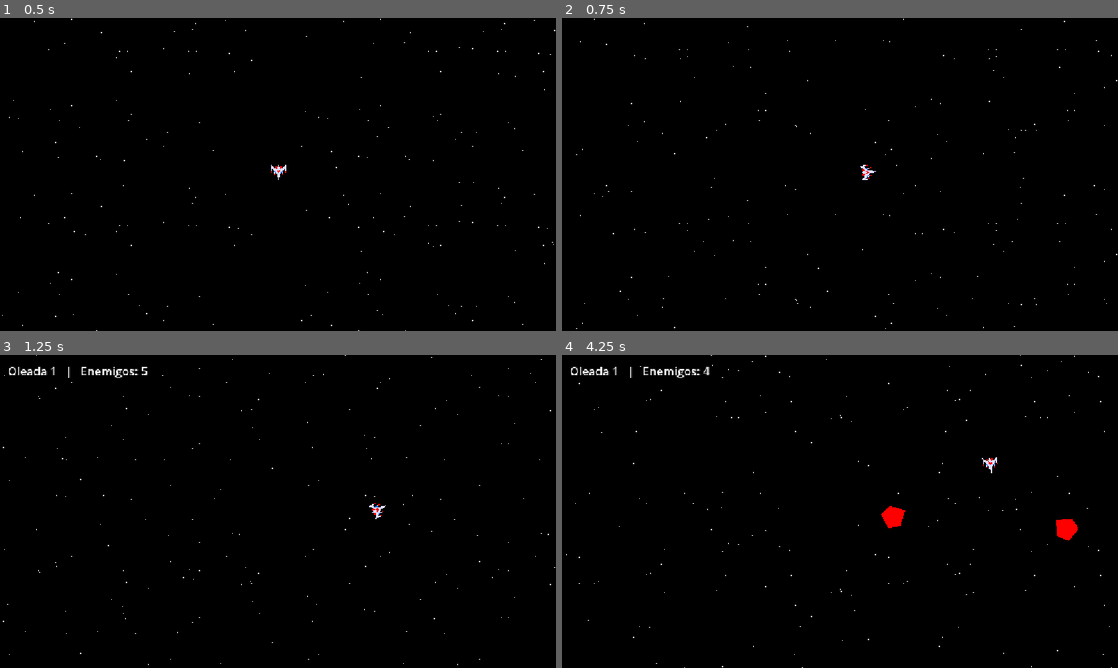
Above: before the commit, frames 1-4 (two rows, left to right).
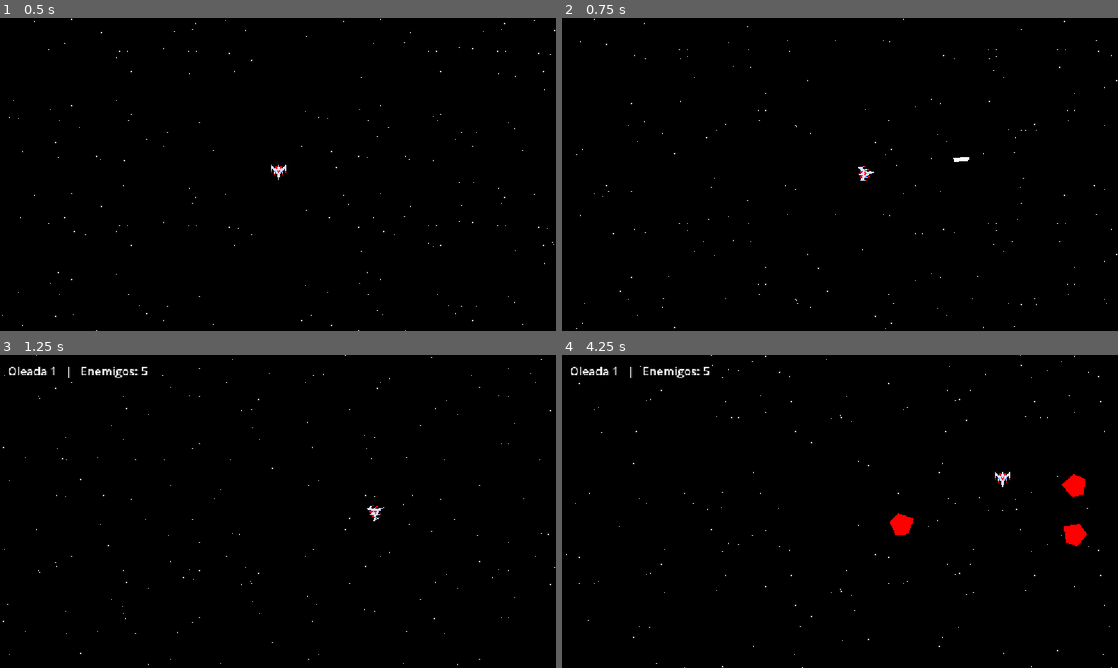
Above: after the commit, the same moments.

Repository: MigaMiDev/TriangleQuest
Game: Godot game, scene res://home.tscn
The game is run twice, just before and just after one commit, with the same random seed, the same clock (stepped at 60 frames per second) and the same inputs. The project has no main scene, so this scene is started directly.
Inputs (mouse positions are in pixels of both pictures, inside the frame that each line leads up to):
- Up to frame 1 (0.5 s): no input
- Up to frame 2 (0.75 s): move the mouse to (962, 158) at 0.52 s; hold D (Right) from 0.53 s (still down); tap E (Attack) at 0.6 s
- Up to frame 3 (1.25 s): keep holding D (Right); right-click (400, 495) at 0.8 s
- Up to frame 4 (4.25 s): move the mouse to (728, 527) at 1.27 s; release D (Right) at 1.28 s; hold S (Down) 1.28-2.03 s; right-click (728, 527) at 1.35 s; tap E (Attack) at 1.55, 2.1, 3.05 s; move the mouse to (895, 442) at 2.02 s; hold D (Right) 2.03-2.78 s; right-click (895, 442) at 2.3 s; move the mouse to (812, 574) at 2.77 s; hold W (Up) 2.78-3.53 s; tap Space (Dash) at 2.85 s; move the mouse to (1006, 558) at 3.52 s; hold A (Left) from 3.53 s (still down); right-click (1006, 558) at 3.6 s

Frame 1 is identical in both runs. In frame 2, 0.1% of the frame differs, in the area x 53-74%, y 44-52%; in frame 3, less than 0.1%; in frame 4, 0.9%, in the area x 25-95%, y 3-62%.

Commit message:
boys did work

Diff:
--- /dev/null
+++ b/triangle-quest/button.gd
@@ -0,0 +1,6 @@
+extends Button
+
+const home : PackedScene = preload("res://home.tscn")
+
+func _on_pressed() -> void:
+	get_tree().change_scene_to_packed(home)
--- /dev/null
+++ b/triangle-quest/introduction.tscn
@@ -0,0 +1,33 @@
+[gd_scene format=3 uid="uid://53rljloc8pd1"]
+
+[ext_resource type="Texture2D" uid="uid://c7n31niceq3h5" path="res://boss.jpg" id="1_oqkmi"]
+
+[node name="Node2D" type="Node2D" unique_id=1728790911]
+
+[node name="TextureRect" type="TextureRect" parent="." unique_id=1285521444]
+offset_top = 8.0
+offset_right = 1152.0
+offset_bottom = 640.0
+texture = ExtResource("1_oqkmi")
+expand_mode = 1
+
+[node name="TextEdit" type="TextEdit" parent="." unique_id=642762169]
+offset_left = 473.74994
+offset_top = 531.24994
+offset_right = 800.0
+offset_bottom = 552.0
+
+[node name="Panel" type="Panel" parent="." unique_id=1574517558]
+offset_left = 296.0
+offset_top = 392.0
+offset_right = 840.0
+offset_bottom = 608.0
+
+[node name="Label" type="Label" parent="Panel" unique_id=1108175946]
+layout_mode = 0
+offset_left = 24.0
+offset_top = 32.0
+offset_right = 346.0
+offset_bottom = 88.0
+theme_override_font_sizes/font_size = 27
+text = "Comandante E. Osuna "
--- a/triangle-quest/project.godot
+++ b/triangle-quest/project.godot
@@ -60,12 +60,6 @@
 , Object(InputEventMouseButton,"resource_local_to_scene":false,"resource_name":"","device":-1,"window_id":0,"alt_presse …(244 unchanged characters)…
 ]
 }
-Util={
-"deadzone": 0.2,
-"events": [Object(InputEventMouseButton,"resource_local_to_scene":false,"resource_name":"","device":-1,"window_id":0,"alt_pressed":false,"shift_pressed":false,"ctrl_pressed":false,"meta_pressed":false,"button_mask":0,"position":Vector2(0, 0),"global_position":Vector2(0, 0),"factor":1.0,"button_index":2,"canceled":false,"pressed":false,"double_click":false,"script":null)
-, Object(InputEventKey,"resource_local_to_scene":false,"resource_name":"","device":-1,"window_id":0,"alt_pressed":false,"shift_pressed":false,"ctrl_pressed":false,"meta_pressed":false,"pressed":false,"keycode":0,"physical_keycode":81,"key_label":0,"unicode":113,"location":0,"echo":false,"script":null)
-]
-}
 
 [physics]
 
--- a/triangle-quest/scripts/player.gd
+++ b/triangle-quest/scripts/player.gd
@@ -34,10 +34,10 @@
 	old_rot = rot
 	if (!$Rotatable/Area2D/CollisionShape2D.disabled && attack_timer <= 0.0):
 		$Rotatable/Area2D/CollisionShape2D.set_deferred("disabled", true)
+	#if (attack_timer <= 0.0 && Input.is_action_just_pressed("Attack")):
+		#$Rotatable/Area2D/CollisionShape2D.set_deferred("disabled", false)
+		#attack_timer = 0.2
 	if (attack_timer <= 0.0 && Input.is_action_just_pressed("Attack")):
-		$Rotatable/Area2D/CollisionShape2D.set_deferred("disabled", false)
-		attack_timer = 0.2
-	if (attack_timer <= 0.0 && Input.is_action_just_pressed("Util")):
 		shoot_arrow()
 
 	var input_x = Input.get_axis("Left", "Right")
--- a/triangle-quest/scripts/quiz.gd
+++ b/triangle-quest/scripts/quiz.gd
@@ -11,10 +11,27 @@
 	"dano": "Más daño (+1)",
 }
 
+const CRITERIOS := {
+	"LLL": "LLL (Lado-Lado-Lado)",
+	"LAL": "LAL (Lado-Ángulo-Lado)",
+	"ALA": "ALA (Ángulo-Lado-Ángulo)",
+}
+const AAA := "AAA (no es criterio de congruencia)"
+
+const EXPLICACIONES := {
+	"LLL": "LLL: los tres lados de un triángulo miden lo mismo que los tres lados del otro.",
+	"LAL": "LAL: dos lados y el ángulo comprendido ENTRE ellos son iguales en ambos triángulos.",
+	"ALA": "ALA: dos ángulos y el lado comprendido ENTRE ellos son iguales en ambos triángulos.",
+	"AAA": "AAA: tener los mismos ángulos solo asegura que los triángulos son semejantes (misma forma), no congruentes (mismo tamaño).",
+}
+
+const TOTAL_TIPOS := 11   # number of question types in _new_question
+
 var title_label: Label
 var shape_area: CenterContainer
 var answers_box: VBoxContainer
 var correct_answer: String = ""
+var explanation: String = ""
 
 func _ready() -> void:
 	layer = 10
@@ -50,7 +67,7 @@
 	title_label.custom_minimum_size = Vector2(470, 0)
 	title_label.autowrap_mode = TextServer.AUTOWRAP_WORD_SMART
 	title_label.horizontal_alignment = HORIZONTAL_ALIGNMENT_CENTER
-	title_label.add_theme_font_size_override("font_size", 22)
+	title_label.add_theme_font_size_override("font_size", 20)
 	vbox.add_child(title_label)
 
 	shape_area = CenterContainer.new()
@@ -64,10 +81,11 @@
 
 func _new_question() -> void:
 	_clear(shape_area)
+	explanation = ""
 	var sides: int = NOMBRES.keys().pick_random()
 	var options: Array = []
 
-	match randi() % 5:
+	match randi() % TOTAL_TIPOS:
 		0: # polygon name
 			title_label.text = "¿Qué polígono es este?"
 			_draw_polygon(sides)
@@ -101,7 +119,110 @@
 			correct_answer = str(area) + " cm²"
 			options = _numeric_options(area, 2, " cm²")
 
+		# ----- CONGRUENCIA: LLL, LAL, ALA -----
+		5: # picture: which criterion?
+			var k: String = CRITERIOS.keys().pick_random()
+			title_label.text = "Las partes marcadas con el mismo color son iguales en los dos triángulos.\n¿Qué criterio de congruencia se cumple?"
+			_draw_congruent_pair(k)
+			correct_answer = CRITERIOS[k]
+			explanation = EXPLICACIONES[k]
+			options = CRITERIOS.values()
+			options.append(AAA)
+		6: # description: which criterion?
+			var k: String = CRITERIOS.keys().pick_random()
+			var desc := {
+				"LLL": "los tres lados",
+				"LAL": "dos lados y el ángulo comprendido entre ellos",
+				"ALA": "dos ángulos y el lado comprendido entre ellos",
+			}
+			title_label.text = "Dos triángulos tienen iguales %s.\n¿Qué criterio de congruencia se cumple?" % desc[k]
+			correct_answer = CRITERIOS[k]
+			explanation = EXPLICACIONES[k]
+			options = CRITERIOS.values()
+			options.append(AAA)
+		7: # numbers: which criterion?
+			var k: String = CRITERIOS.keys().pick_random()
+			var d := _triangle_data(k)
+			title_label.text = "El triángulo 1 tiene %s.\nEl triángulo 2 tiene %s.\n¿Qué criterio permite decir que son congruentes?" % [d[0], d[1]]
+			correct_answer = CRITERIOS[k]
+			explanation = EXPLICACIONES[k]
+			options = CRITERIOS.values()
+			options.append(AAA)
+		8: # are they congruent?
+			options = ["Sí, por LLL", "Sí, por LAL", "Sí, por ALA", "No se puede asegurar"]
+			var variant := randi() % 3
+			if variant == 0:
+				var k: String = CRITERIOS.keys().pick_random()
+				var d := _triangle_data(k)
+				title_label.text = "El triángulo 1 tiene %s.\nEl triángulo 2 tiene %s.\n¿Son congruentes?" % [d[0], d[1]]
+				correct_answer = "Sí, por " + k
+				explanation = EXPLICACIONES[k]
+			elif variant == 1:
+				var a: int = 5 * randi_range(6, 16)
+				var b: int = 5 * randi_range(6, 16)
+				var c: int = 180 - a - b
+				title_label.text = "El triángulo 1 tiene ángulos de %d°, %d° y %d°.\nEl triángulo 2 tiene ángulos de %d°, %d° y %d°.\n¿Son congruentes?" % [a, b, c, a, b, c]
+				correct_answer = "No se puede asegurar"
+				explanation = EXPLICACIONES["AAA"]
+			else:
+				var a: int = randi_range(4, 10)
+				var b: int = randi_range(4, 10)
+				var ang: int = 5 * randi_range(6, 24)
+				title_label.text = "El triángulo 1 tiene lados de %d cm y %d cm, y un ángulo de %d° que NO está entre ellos.\nEl triángulo 2 tiene los mismos dos lados y el mismo ángulo, también sin estar entre ellos.\n¿Son congruentes?" % [a, b, ang]
+				correct_answer = "No se puede asegurar"
+				explanation = "Con dos lados y un ángulo que NO está entre ellos no se puede asegurar la congruencia. En LAL el ángulo debe estar comprendido entre los dos lados."
+		9: # missing value
+			if randi() % 2 == 0:
+				var a: int = randi_range(4, 10)
+				var b: int = randi_range(4, 10)
+				var ang: int = 5 * randi_range(6, 24)
+				title_label.text = "Dos triángulos son congruentes por LAL.\nEl triángulo 1 tiene lados de %d cm y %d cm con un ángulo de %d° entre ellos.\nEl triángulo 2 tiene lados de %d cm y x cm con un ángulo de %d° entre ellos.\n¿Cuánto vale x?" % [a, b, ang, a, ang]
+				correct_answer = str(b) + " cm"
+				explanation = "Si son congruentes, los lados correspondientes miden lo mismo, así que x = %d cm." % b
+				options = _numeric_options(b, 1, " cm")
+			else:
+				var a: int = 5 * randi_range(6, 16)
+				var b: int = 5 * randi_range(6, 16)
+				var c: int = 180 - a - b
+				title_label.text = "Dos triángulos son congruentes por ALA.\nEl triángulo 1 tiene ángulos de %d° y %d°.\n¿Cuánto mide el tercer ángulo del triángulo 2?" % [a, b]
+				correct_answer = str(c) + "°"
+				explanation = "Los ángulos de un triángulo suman 180°: 180° − %d° − %d° = %d°." % [a, b, c]
+				options = _numeric_options(c, 10, "°")
+		10: # where must the angle / side be?
+			var k: String = ["LAL", "ALA"].pick_random()
+			if k == "LAL":
+				title_label.text = "En el criterio LAL, ¿dónde debe estar el ángulo?"
+				correct_answer = "Entre los dos lados"
+				options = ["Entre los dos lados", "No importa dónde esté", "Debe ser un ángulo recto", "Debe ser el ángulo mayor"]
+			else:
+				title_label.text = "En el criterio ALA, ¿dónde debe estar el lado?"
+				correct_answer = "Entre los dos ángulos"
+				options = ["Entre los dos ángulos", "No importa dónde esté", "Debe ser el lado más largo", "Debe ser el lado más corto"]
+			explanation = EXPLICACIONES[k]
+
 	_set_options(options)
+
+# Returns [description of triangle 1, description of triangle 2] that satisfy criterion k
+func _triangle_data(k: String) -> Array:
+	match k:
+		"LLL":
+			var a: int = randi_range(4, 8)
+			var b: int = randi_range(4, 8)
+			var c: int = randi_range(absi(a - b) + 1, a + b - 1)
+			return ["lados de %d, %d y %d cm" % [a, b, c],
+					"lados de %d, %d y %d cm" % [c, a, b]]
+		"LAL":
+			var a: int = randi_range(4, 10)
+			var b: int = randi_range(4, 10)
+			var ang: int = 5 * randi_range(6, 24)
+			return ["lados de %d cm y %d cm con un ángulo de %d° entre ellos" % [a, b, ang],
+					"lados de %d cm y %d cm con un ángulo de %d° entre ellos" % [b, a, ang]]
+		_: # ALA
+			var a1: int = 5 * randi_range(6, 16)
+			var a2: int = 5 * randi_range(6, 16)
+			var s: int = randi_range(4, 10)
+			return ["ángulos de %d° y %d° con un lado de %d cm entre ellos" % [a1, a2, s],
+					"ángulos de %d° y %d° con un lado de %d cm entre ellos" % [a2, a1, s]]
 
 # returns 4 unique answers (the correct one + 3 near it)
 func _numeric_options(correct: int, step: int, suffix: String = "") -> Array:
@@ -117,6 +238,8 @@
 		result.append(str(v) + suffix)
 	return result
 
+# ---------- DRAWING ----------
+
 func _draw_polygon(sides: int) -> void:
 	var holder := Control.new()
 	holder.custom_minimum_size = Vector2(200, 200)
@@ -132,6 +255,66 @@
 	poly.position = Vector2(100, 100)
 	holder.add_child(poly)
 
+# Two congruent triangles with the parts of criterion "mode" marked in matching colors
+func _draw_congruent_pair(mode: String) -> void:
+	var holder := Control.new()
+	holder.custom_minimum_size = Vector2(460, 180)
+	shape_area.add_child(holder)
+
+	var base := [Vector2(30, 150), Vector2(190, 150), Vector2(80, 30)]  # A, B, C
+	var c1 := Color.RED
+	var c2 := Color.LIME_GREEN
+	var c3 := Color.GOLD
+
+	for t in 2:
+		var pts: Array = []
+		for p in base:
+			pts.append(p if t == 0 else Vector2(460.0 - p.x, p.y))  # 2nd one is mirrored
+
+		var poly := Polygon2D.new()
+		poly.polygon = PackedVector2Array(pts)
+		poly.color = Color(0.39, 0.58, 0.93, 0.35)
+		holder.add_child(poly)
+
+		# gray outline
+		_line(holder, pts[0], pts[1], Color.GRAY, 2.0)
+		_line(holder, pts[1], pts[2], Color.GRAY, 2.0)
+		_line(holder, pts[2], pts[0], Color.GRAY, 2.0)
+
+		match mode:
+			"LLL":
+				_line(holder, pts[0], pts[1], c1, 5.0)
+				_line(holder, pts[1], pts[2], c2, 5.0)
+				_line(holder, pts[2], pts[0], c3, 5.0)
+			"LAL":
+				_line(holder, pts[0], pts[1], c1, 5.0)
+				_line(holder, pts[2], pts[0], c2, 5.0)
+				_arc(holder, pts[0], pts[1], pts[2], c3)
+			"ALA":
+				_arc(holder, pts[0], pts[1], pts[2], c1)
+				_arc(holder, pts[1], pts[0], pts[2], c2)
+				_line(holder, pts[0], pts[1], c3, 5.0)
+
+func _line(parent: Control, a: Vector2, b: Vector2, color: Color, width: float) -> void:
+	var l := Line2D.new()
+	l.width = width
+	l.default_color = color
+	l.add_point(a)
+	l.add_point(b)
+	parent.add_child(l)
+
+# Draws an arc marking the angle at vertex v between the directions toward p and q
+func _arc(parent: Control, v: Vector2, p: Vector2, q: Vector2, color: Color) -> void:
+	var a1: float = (p - v).angle()
+	var delta: float = wrapf((q - v).angle() - a1, -PI, PI)
+	var l := Line2D.new()
+	l.width = 5.0
+	l.default_color = color
+	for i in 13:
+		var ang: float = a1 + delta * i / 12.0
+		l.add_point(v + Vector2(cos(ang), sin(ang)) * 26.0)
+	parent.add_child(l)
+
 # ---------- UI FLOW ----------
 
 func _set_options(options: Array) -> void:
@@ -151,6 +334,8 @@
 		_clear(shape_area)
 		_clear(answers_box)
 		title_label.text = "Incorrecto.\nLa respuesta correcta era: %s" % correct_answer
+		if explanation != "":
+			title_label.text += "\n\n" + explanation
 		var b := Button.new()
 		b.text = "Continuar"
 		b.custom_minimum_size = Vector2(0, 44)
--- /dev/null
+++ b/triangle-quest/start.tscn
@@ -0,0 +1,29 @@
+[gd_scene format=3 uid="uid://bf80nyr07pwwi"]
+
+[ext_resource type="Texture2D" uid="uid://bjh2xb8xujcl7" path="res://scripts/IMG_0439.jpg" id="1_qn1rc"]
+[ext_resource type="Script" uid="uid://d34ip3pgrv8rc" path="res://button.gd" id="2_1n0d2"]
+
+[node name="Node2D" type="Node2D" unique_id=1126601127]
+
+[node name="TextureRect" type="TextureRect" parent="." unique_id=1435583364]
+offset_top = 24.0
+offset_right = 1144.0
+offset_bottom = 648.0
+texture = ExtResource("1_qn1rc")
+expand_mode = 1
+
+[node name="Button" type="Button" parent="." unique_id=540328187]
+offset_left = 536.0
+offset_top = 416.0
+offset_right = 617.0
+offset_bottom = 447.0
+text = "EMPEZAR"
+script = ExtResource("2_1n0d2")
+
+[node name="TextureRect2" type="TextureRect" parent="." unique_id=269877463]
+offset_left = -128.0
+offset_top = 184.0
+offset_right = -128.0
+offset_bottom = 224.0
+
+[connection signal="pressed" from="Button" to="Button" method="_on_pressed"]
Binary file added: triangle-quest/IMG_0439.jpg
Not shown, added: triangle-quest/IMG_0439.jpg.import
Binary file added: triangle-quest/boss.jpg
Not shown, added: triangle-quest/boss.jpg.import
Not shown, added: triangle-quest/button.gd.uid
Binary file added: triangle-quest/scripts/IMG_0439.jpg
Not shown, added: triangle-quest/scripts/IMG_0439.jpg.import
